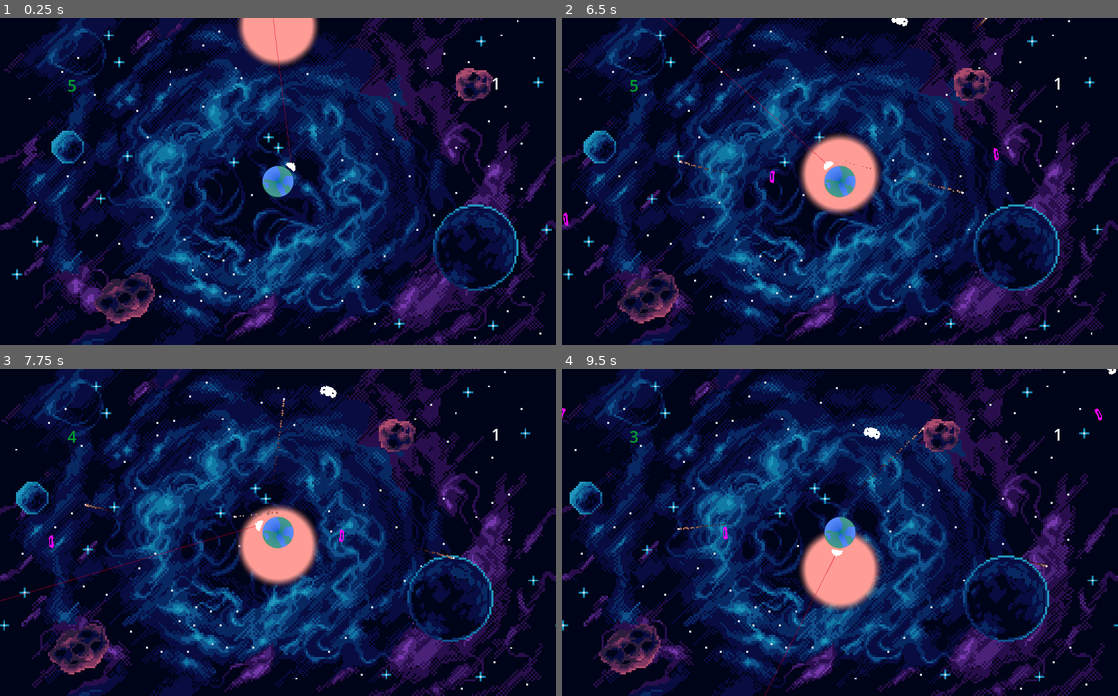
Above: before the commit, frames 1-4 (two rows, left to right).
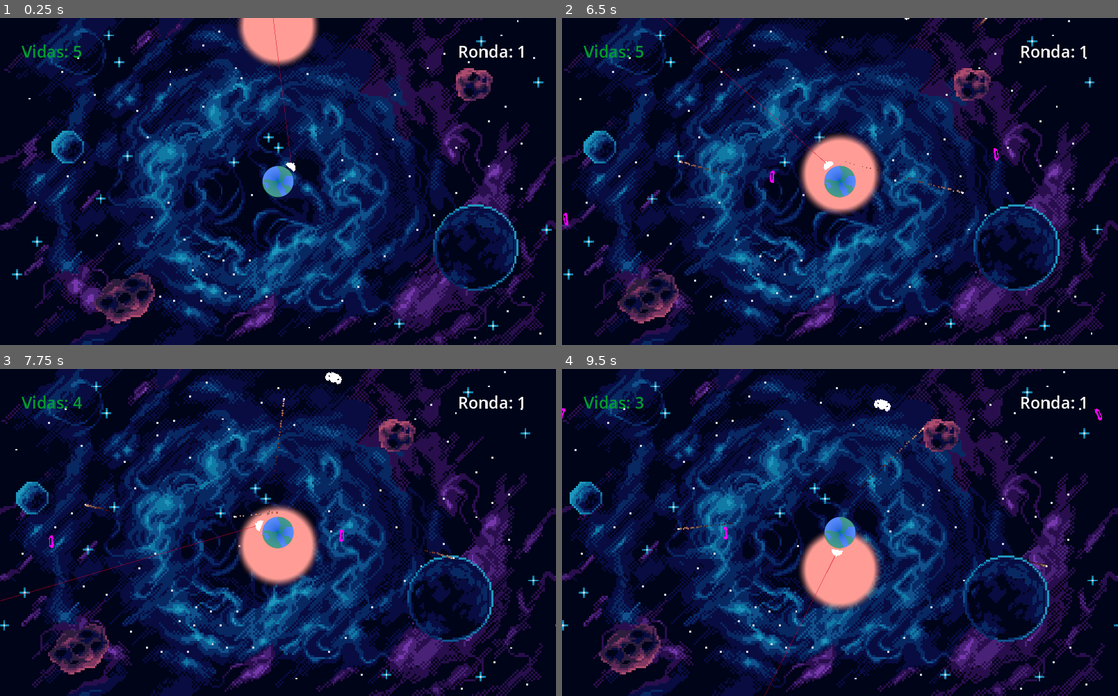
Above: after the commit, the same moments.

Repository: FFAACCUU/Terra-Invader
Game: Godot game, scene res://main.tscn
Same seed, same stepped clock (60 frames per second), same inputs: the game is played once before the commit and once after it. The engine's default icon, where the game draws it, is replaced by a stand-in: a white triangle on a blue panel in a dark square.
Inputs (mouse positions are in pixels of both pictures, inside the frame that each line leads up to):
- Up to frame 1 (0.25 s): no input
- Up to frame 2 (6.5 s): move the mouse to (962, 165) at 0.52 s; press the mouse at (962, 165) at 0.53 s; move the mouse to (728, 197) at 1.27 s; release the mouse at (728, 197) at 1.28 s; click (728, 197) at 1.35 s; move the mouse to (895, 109) at 2.02 s; press the mouse at (895, 109) at 2.03 s; move the mouse to (812, 246) at 2.77 s; release the mouse at (812, 246) at 2.78 s; click (812, 246) at 2.85 s; move the mouse to (1006, 230) at 3.52 s; press the mouse at (1006, 230) at 3.53 s; move the mouse to (673, 132) at 4.27 s; release the mouse at (673, 132) at 4.28 s; click (673, 132) at 4.35 s; move the mouse to (867, 181) at 5.02 s; press the mouse at (867, 181) at 5.03 s; move the mouse to (756, 99) at 5.77 s; release the mouse at (756, 99) at 5.78 s; click (756, 99) at 5.85 s
- Up to frame 3 (7.75 s): move the mouse to (400, 516) at 6.52 s; press the mouse at (400, 516) at 6.53 s; move the mouse to (166, 548) at 7.27 s; release the mouse at (166, 548) at 7.28 s; click (166, 548) at 7.35 s
- Up to frame 4 (9.5 s): move the mouse to (895, 460) at 8.02 s; press the mouse at (895, 460) at 8.03 s; move the mouse to (812, 597) at 8.77 s; release the mouse at (812, 597) at 8.78 s; click (812, 597) at 8.85 s

The runs differ from the first frame. In frame 1, 0.4% of the frame differs, in the area x 3-95%, y 8-23%; in frame 2, 0.4%; in frame 3, 0.5%; in frame 4, 0.6%, in the area x 3-100%, y 0-23%.

Commit message:
detalles que casi me olvido
le puse nombre a las labels de vida y rondas asi se sabe que son.

Diff:
--- a/main.tscn
+++ b/main.tscn
@@ -112,24 +112,24 @@
 position = Vector2(370, 822)
 texture = ExtResource("12_kcwn3")
 
-[node name="Label" type="Label" parent="."]
-offset_left = 608.0
-offset_top = -322.0
-offset_right = 672.0
-offset_bottom = -255.0
+[node name="RondaActual" type="Label" parent="."]
+offset_left = 528.0
+offset_top = -416.0
+offset_right = 729.0
+offset_bottom = -349.0
 theme_override_font_sizes/font_size = 48
-text = "1"
+text = "Ronda: 1"
 horizontal_alignment = 1
 vertical_alignment = 1
 
 [node name="VidasRestantes" type="Label" parent="."]
-offset_left = -618.0
-offset_top = -315.0
-offset_right = -578.0
-offset_bottom = -270.0
+offset_left = -752.0
+offset_top = -416.0
+offset_right = -598.0
+offset_bottom = -349.0
 theme_override_colors/font_color = Color(0, 0.616985, 0.17758, 1)
 theme_override_font_sizes/font_size = 48
-text = "5"
+text = "Vidas: 5"
 
 [node name="Sun" type="Sprite2D" parent="." node_paths=PackedStringArray("round_timer")]
 texture = SubResource("GradientTexture2D_qle1j")
--- a/niveles/main.gd
+++ b/niveles/main.gd
@@ -4,14 +4,14 @@
 
 var current_round : int = 1
 
-@onready var label = $Label
+@onready var round_label = $RondaActual
 @onready var vidas_restantes = $VidasRestantes
 
 func _ready():
 	update_round_text()
 
 func update_round_text():
-	label.text = str(current_round)
+	round_label.text = "Ronda: " + str(current_round)
 
 func _on_area_2d_body_entered(body: Node2D) -> void:
 	body.queue_free()
@@ -22,7 +22,7 @@
 		get_tree().quit()
 
 func actualizar_vidas_actuales():
-	vidas_restantes.text = str(vida)
+	vidas_restantes.text = "Vidas: " + str(vida)
 
 func _on_round_timer_timeout():
 	current_round += 1
--- a/objetos/enemigos/basico/enemy_basic.tscn
+++ b/objetos/enemigos/basico/enemy_basic.tscn
@@ -14,7 +14,6 @@
 motion_mode = 1
 script = ExtResource("1_hw2ha")
 max_health = 10.0
-speed = 15.0
 process_x = true
 
 [node name="Polygon2D" type="Polygon2D" parent="."]
